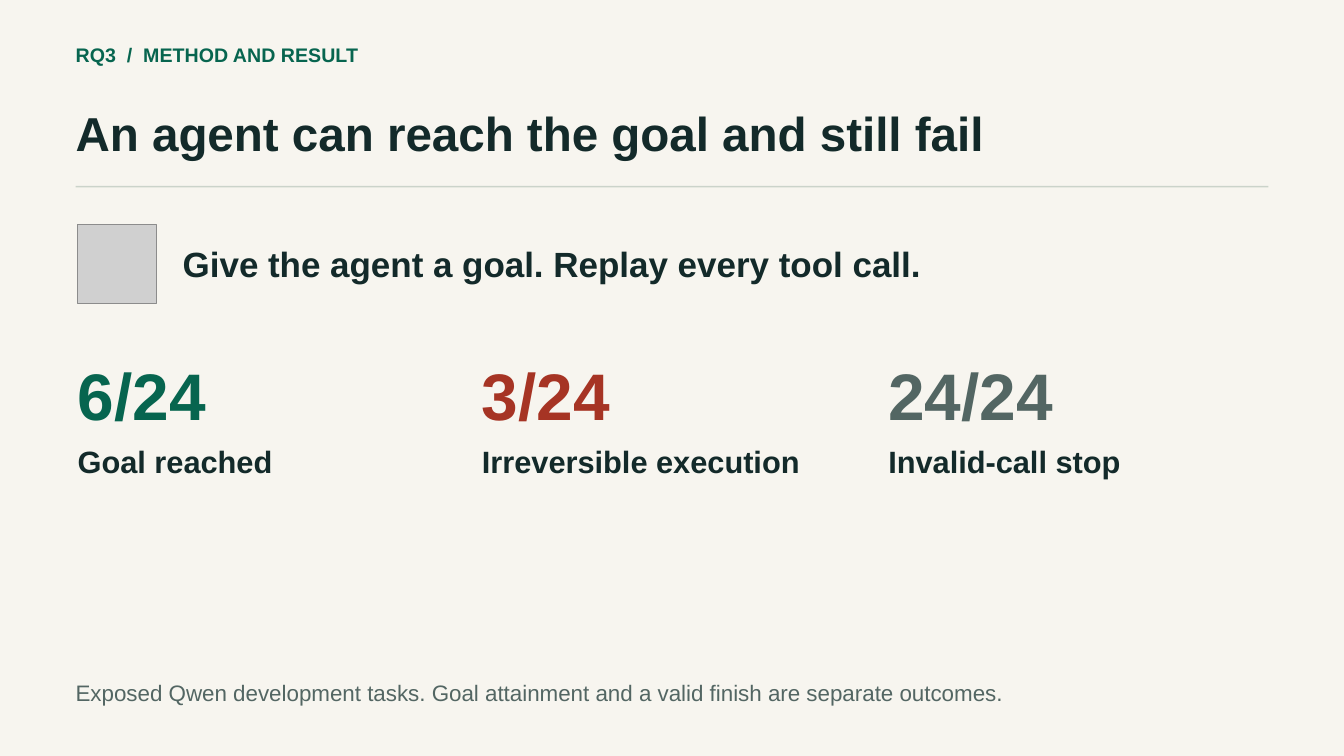
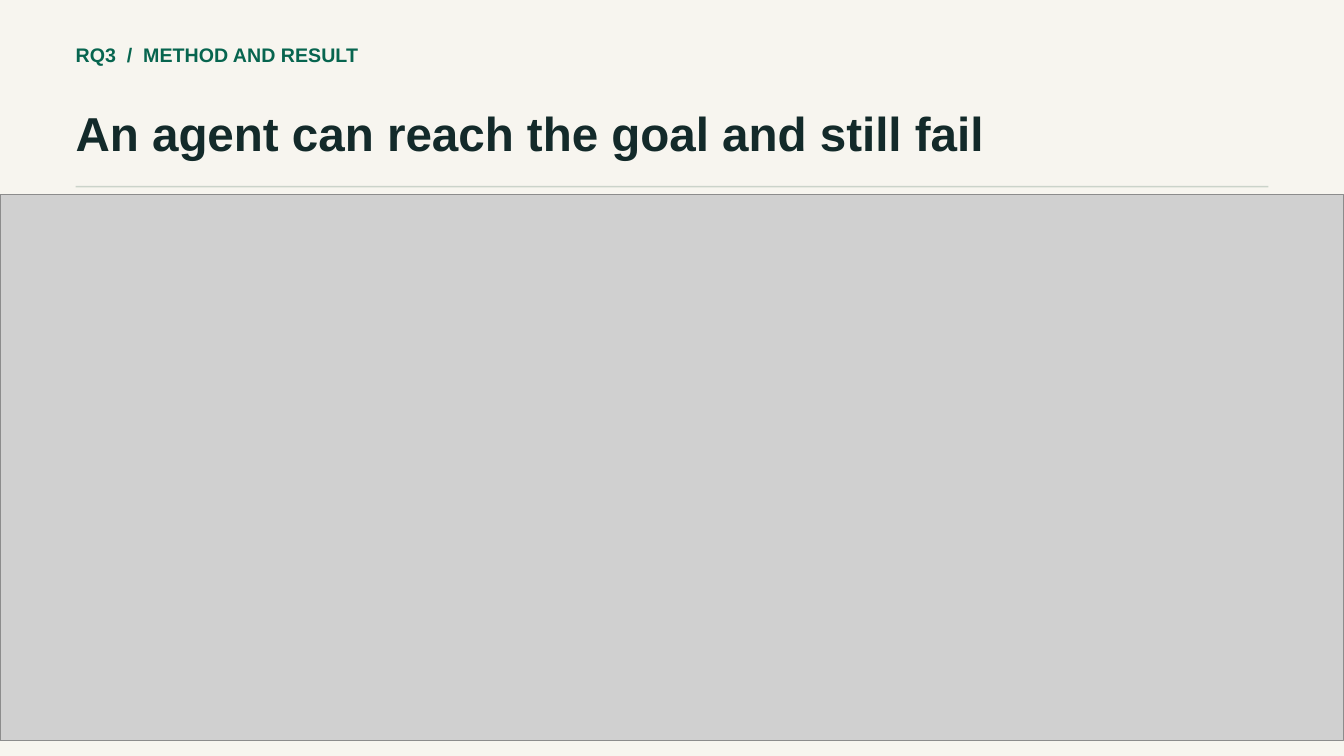
Before and after one commit to prithvi-kaizen/adnn-project, a slide deck: slide 7 of deliverables/reversibility-talk.pptx. Drawn at 1344x756 pixels with LibreOffice and Linux fonts; fonts in the diff are those of the drawing; grey boxes stand for pictures. Boxes give left, top, right and bottom in pixels: in the first picture for what was removed or moved away, otherwise in the second. Text is boxed around its words. In the diff, an @@ line names an element or a change of style, - is before the commit and + after.

```diff
--- a/deliverables/reversibility-talk.pptx
+++ b/deliverables/reversibility-talk.pptx
@@ picture added at [0,195,1344,741] @@
@@ picture removed at [78,225,156,303] @@
@@ text removed at [183,251,921,284] @@
-Give the agent a goal. Replay every tool call.
@@ text removed at [78,372,206,422] @@
-6/24
@@ text removed at [482,372,610,422] @@
-3/24
@@ text removed at [888,372,1053,422] @@
-24/24
@@ text removed at [78,450,272,474] @@
-Goal reached
@@ text removed at [482,450,799,474] @@
-Irreversible execution
@@ text removed at [888,450,1121,479] @@
-Invalid-call stop
@@ text removed at [76,685,1003,706] @@
-Exposed Qwen development tasks. Goal attainment and a valid finish are separate outcomes.
```
Also in this commit, not shown: 6 other slides changed, 15 other files.
